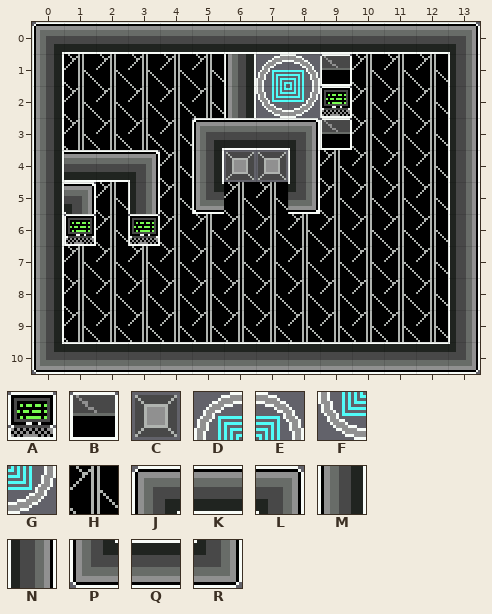
Level history. Tiled map: maps/lvl1.tmx. The picture above was drawn from the file before the commit.
Cells are 16x16 px. Shown: x 0..13, y 0..10.
Key: from "PhageCity": A 0, B 7, C 13, D 16, E 17, F 18, G 19, H 27, J 29, K 30, L 31, M 37, N 39, P 45, Q 46, R 47.
_ is an empty cell, # one hidden under a higher layer.
Layer "Events" before, first column x 0:
 0 _#####____###_
 1 #_____#D_B___#
 2 #_____#__B#__#
 3 #____B##BB___#
 4 _##B_#CC##___#
 5 _B_#_B##B____#
 6 _B_B_________#
 7 ##_#_________#
 8 #____________#
 9 #____________#
10 _############_
Layer "Ground" before, first column x 0:
 0 JKKKKKKKKKKKKL
 1 MHHHHHMDEBHHHN
 2 MHHHHHMFGAHHHN
 3 MHHHHJKKLBHHHN
 4 MKKLHM__NHHHHN
 5 MLHNHPHHRHHHHN
 6 MAHAHHHHHHHHHN
 7 MHHHHHHHHHHHHN
 8 MHHHHHHHHHHHHN
 9 MHHHHHHHHHHHHN
10 PQQQQQQQQQQQQR
After:
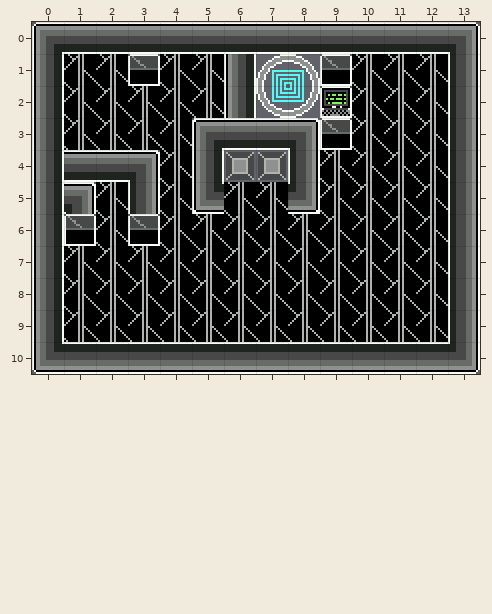
The exact change:
Layer "Events":
y 1: x 3 _ -> B
Layer "Ground":
y 1: x 3 H -> _
y 6: x 1 A -> _; x 3 A -> _
